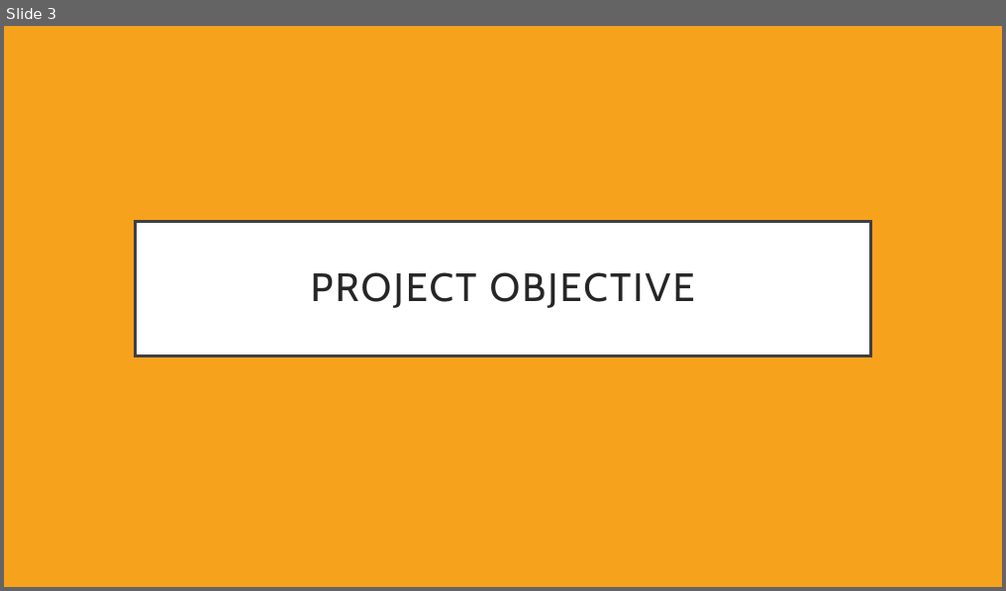
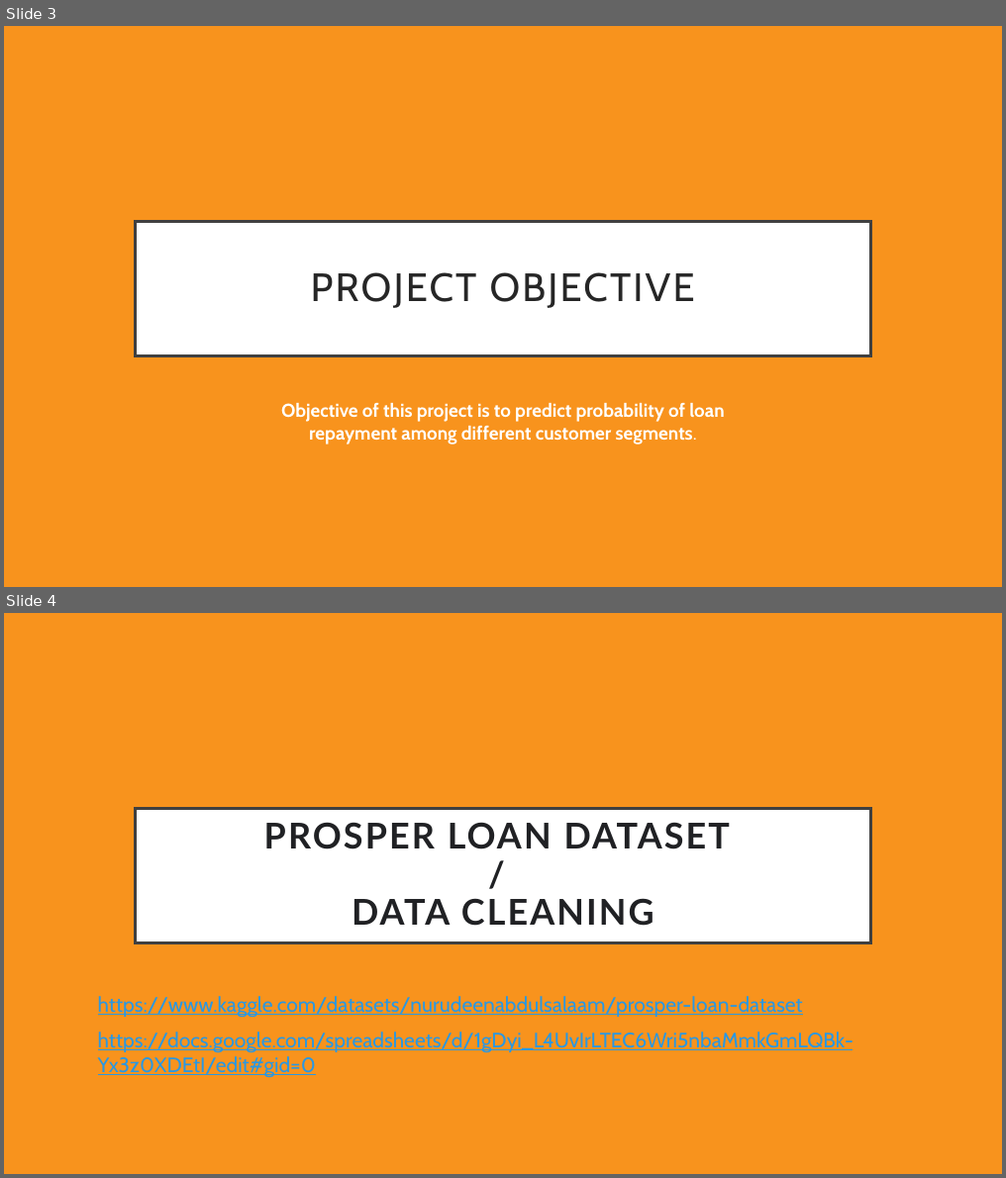
Before and after one commit to LachlanPotter33/Proj-4-Group-3, a slide deck: Presentation.pptx. Shown one above the other, each under a label of ours: slide 3 before the commit, slides 3 and 4 after it. The pictures are 1006x591 and 1006x1178 pixels, drawn with LibreOffice and Linux fonts; fonts in the diff are those of the drawing. Boxes give left, top, right and bottom in pixels: in the first picture for what was removed or moved away, otherwise in the second. Text is boxed around its words. In the diff, an @@ line names an element or a change of style, - is before the commit and + after.

```diff
--- a/Presentation.pptx
+++ b/Presentation.pptx
@@ slide 4 added at box(4, 613, 1002, 1174), background #F8931D @@
@@ title added at box(135, 808, 871, 943), fill #FFFFFF, outline #404040 3 pt, 34.2 pt, text #202124, bold @@
+PROSPER LOAN DATASET
+/
+DATA CLEANING
@@ text added at box(98, 996, 853, 1078), 20 pt, text #2998E3, underline @@
+https://www.kaggle.com/datasets/nurudeenabdulsalaam/prosper-loan-dataset
+https://docs.google.com/spreadsheets/d/1gDyi_L4UvIrLTEC6Wri5nbaMmkGmLQBk-Yx3z0XDEtI/edit#gid=0
@@ slide 3 changed as well @@
@@ background #F6A21D to #F8931D @@
@@ text added at box(281, 403, 724, 445), 18 pt, text #FFFFFF, bold @@
+Objective of this project is to predict probability of loan repayment among different customer segments.
```
Also in this commit, not shown: 11 other slides changed, 10 other slides added, 3 slides removed, 5 other files.
